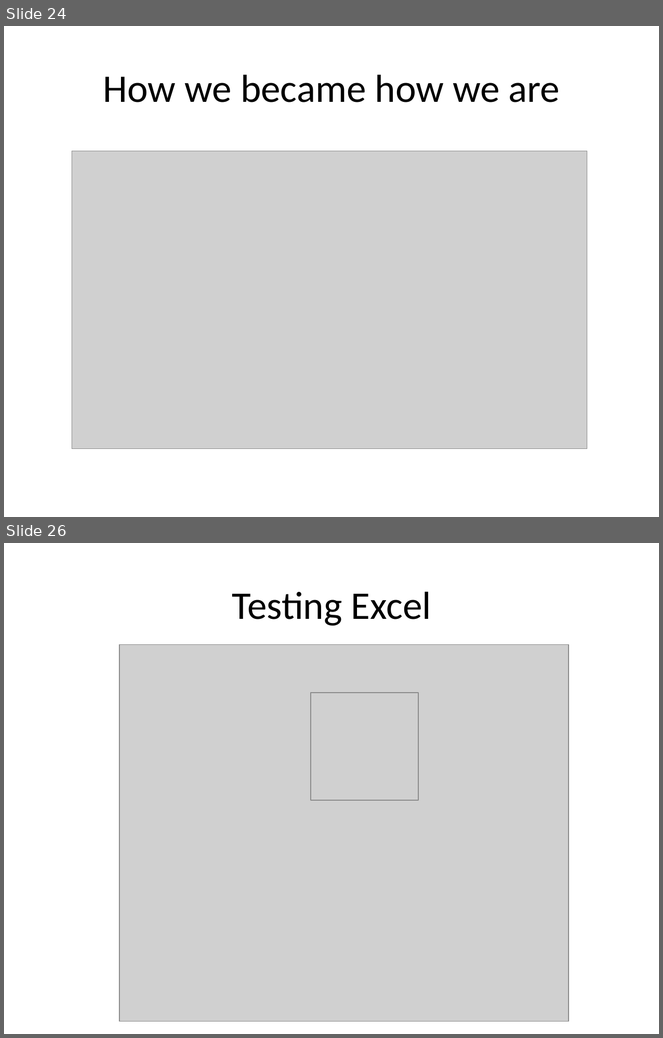
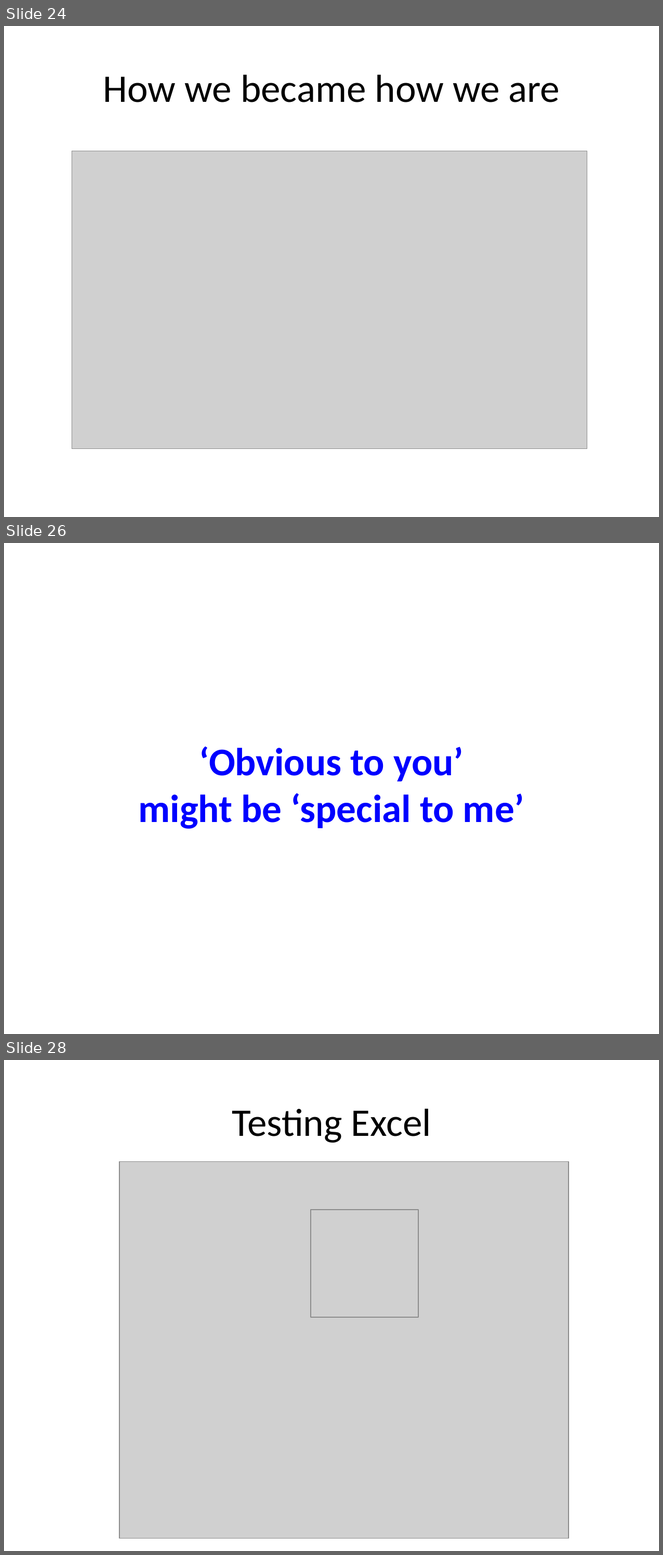
Before and after one commit to maaretp/TalesOfDeveloperTesterCollaboration, a slide deck: Tales from Tester Developer Collaboration.pptx. Shown one above the other, each under a label of ours: slides 24 and 26 before the commit, slides 24, 26 and 28 after it; the slides between them are not shown. The pictures are 663x1038 and 663x1555 pixels, drawn with LibreOffice and Linux fonts; fonts in the diff are those of the drawing; grey boxes stand for pictures. Boxes give left, top, right and bottom in pixels: in the first picture for what was removed or moved away, otherwise in the second. Text is boxed around its words. In the diff, an @@ line names an element or a change of style, - is before the commit and + after.

```diff
--- a/Tales from Tester Developer Collaboration.pptx
+++ b/Tales from Tester Developer Collaboration.pptx
@@ slide 26 added at [4,543,659,1034], background #FFFFFF @@
@@ title added at [138,746,525,829], 43 pt, text #0000FF, bold @@
+‘Obvious to you’
+might be ‘special to me’
@@ what was slide 26 is now slide 28 @@
```
Also in this commit, not shown: 1 slide changed, 1 other slide added.
